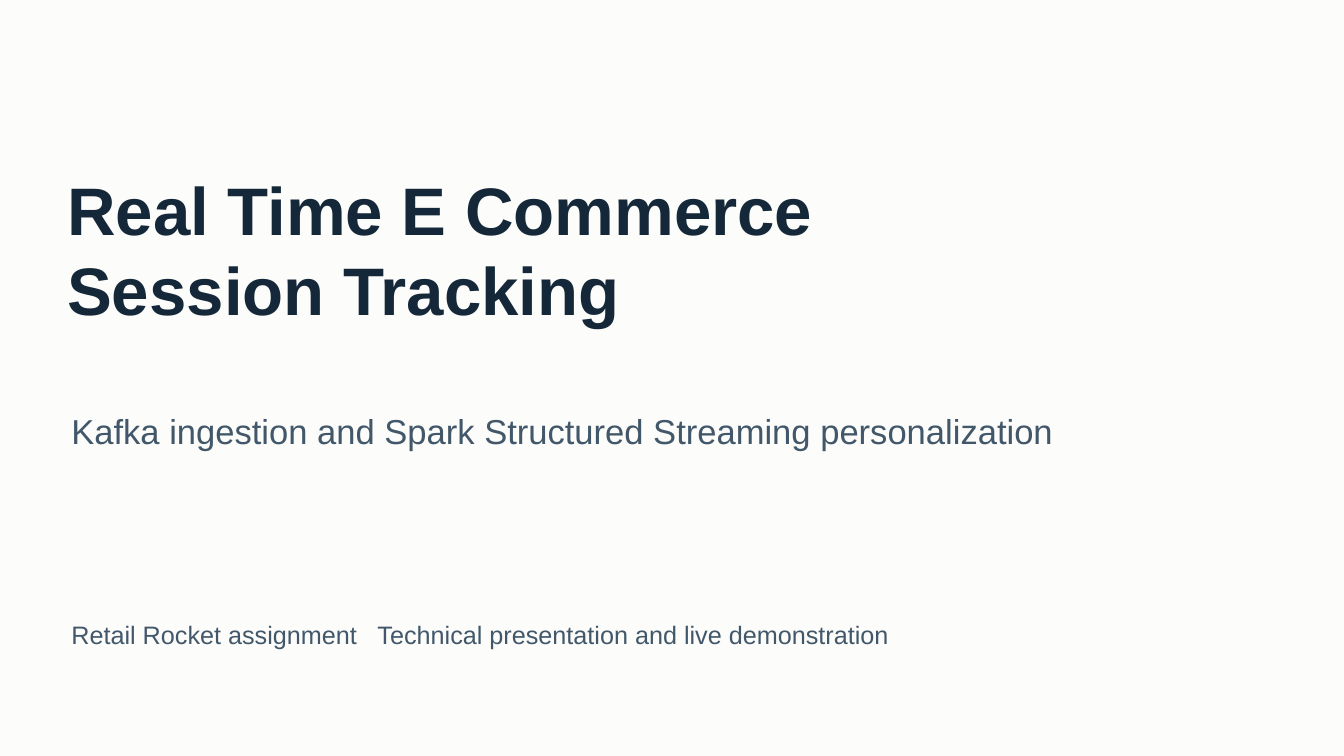
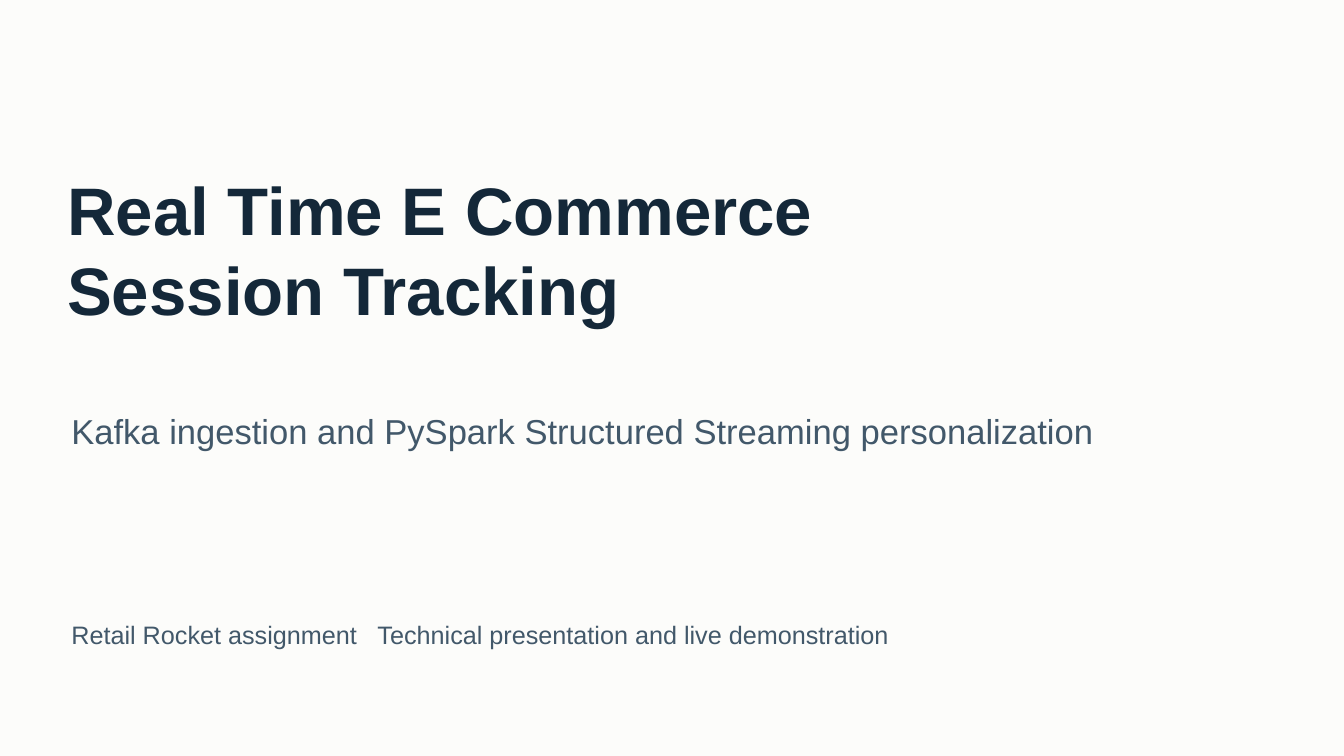
Before and after one commit to hoducmanh222/Kafka-Spark, a slide deck: slide 1 of docs/Retail_Rocket_Presentation.pptx. Drawn at 1344x756 pixels with LibreOffice and Linux fonts; fonts in the diff are those of the drawing. Boxes give left, top, right and bottom in pixels: in the first picture for what was removed or moved away, otherwise in the second. Text is boxed around its words. In the diff, an @@ line names an element or a change of style, - is before the commit and + after.

```diff
--- a/docs/Retail_Rocket_Presentation.pptx
+++ b/docs/Retail_Rocket_Presentation.pptx
@@ text at <box>71,419,1093,451</box>: text changed @@
-Kafka ingestion and Spark Structured Streaming personalization
+Kafka ingestion and PySpark Structured Streaming personalization
```
Also in this commit, not shown: 6 other slides changed, 20 other files.
